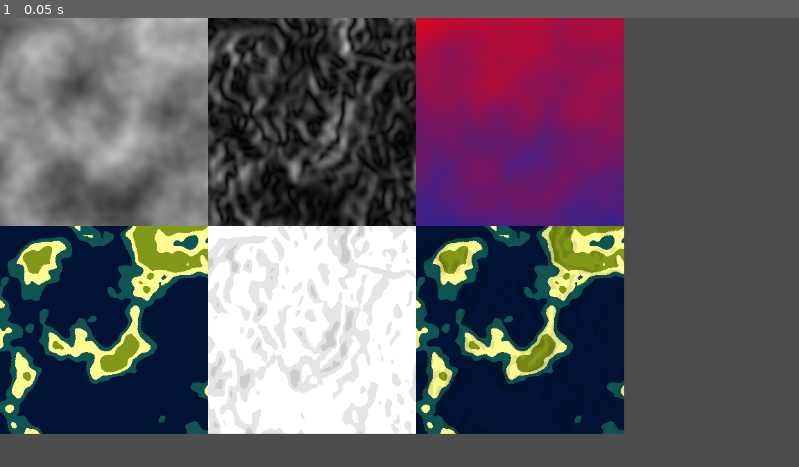
Above: before the commit, frame 1.
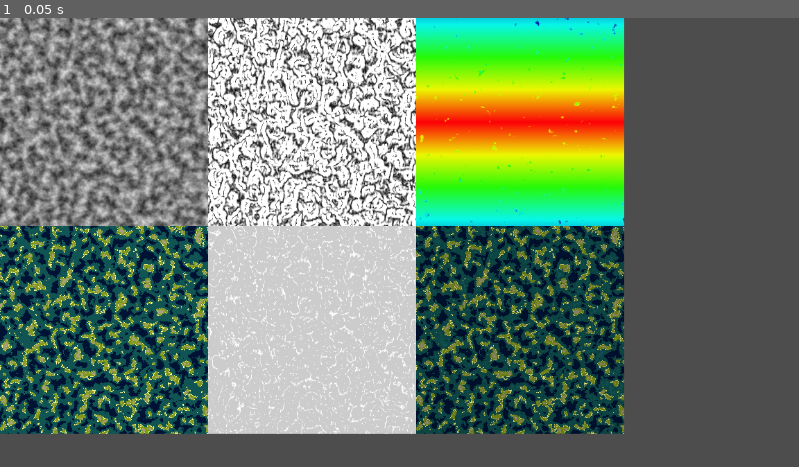
Above: after the commit, the same moment.

Repository: Rolls71/following-winds
Game: Godot game, scene res://test.tscn
Same seed, same stepped clock (60 frames per second), same inputs: the game is played once before the commit and once after it. The project has no main scene, so this scene is started directly. The engine's default icon, where the game draws it, is replaced by a stand-in: a white triangle on a blue panel in a dark square.
Inputs:
- Up to frame 1 (0.05 s): no input

The runs differ from the first frame. In frame 1, 59% of the frame differs, in the area x 0-79%, y 0-93%.

Commit message:
Add world climate and scale

Diff:
--- a/nodes/tile.gd
+++ b/nodes/tile.gd
@@ -3,14 +3,20 @@
 enum Elevations {OCEANWATER, COASTALWATER, COASTLAND, LOWLAND, HIGHLAND}
 enum Gradients {FLAT, GENTLE, STEEP}
 
+const OCEAN_COAST_LEVEL: float = 0.4
+const SEA_LEVEL: float = 0.625
+const COAST_LOW_LEVEL: float = 0.65
+const LOW_HIGH_LEVEL: float = 0.75
+
+
 static func classify_elevation(e):
-	if e < 0.55:
+	if e < OCEAN_COAST_LEVEL:
 		return Elevations.OCEANWATER
-	elif e < 0.6:
+	elif e < SEA_LEVEL:
 		return Elevations.COASTALWATER
-	elif e < 0.65:
+	elif e < COAST_LOW_LEVEL:
 		return Elevations.COASTLAND
-	elif e < 0.8:
+	elif e < LOW_HIGH_LEVEL:
 		return Elevations.LOWLAND
 	else:
 		return Elevations.HIGHLAND
@@ -39,5 +45,3 @@
 	longitude = x
 	elevation = e
 	gradient = g
-	climate_zone = (y%bounds.y)/float(bounds.y)
-	temperature = (2-climate_zone-elevation)/2
--- a/nodes/world.gd
+++ b/nodes/world.gd
@@ -17,7 +17,7 @@
 	fnl_terrain = FastNoiseLite.new()
 	fnl_terrain.seed = s
 
-	fnl_terrain.frequency = 0.005
+	fnl_terrain.frequency = 0.05
 	fnl_terrain.fractal_octaves = 4
 	fnl_terrain.fractal_lacunarity = 2
 	fnl_terrain.fractal_gain = 0.5
@@ -31,65 +31,65 @@
 
 func _ready() -> void:
 	var img: Image = Image.create_empty(width, height, false, Image.FORMAT_RGB8)
-	for x in range(width):
-		for y in range(height):
+	for x in range(-(width/2.0),width-(width/2.0)):
+		for y in range(-(height/2.0),height-(height/2.0)):
 			var h = (fnl_terrain.get_noise_2d(x, y)+1)/2.0
-			img.set_pixel(x, y, Color.WHITE * sobel_sample_gradient(Vector2i(x, y), h))
+			img.set_pixel(x+width/2, y+height/2, Color.WHITE * sobel_sample_gradient(Vector2i(x, y), h))
 
 	var texture = ImageTexture.create_from_image(img)
 	$GradientMap.texture = texture
 
-	for x in range(width):
-		for y in range(height):
+	for x in range(-(width/2.0),width-(width/2.0)):
+		for y in range(-(height/2.0),height-(height/2.0)):
 			var h = (fnl_terrain.get_noise_2d(x, y)+1)/2.0
-			img.set_pixel(x, y, Color.WHITE * h)
+			img.set_pixel(x+width/2, y+height/2, Color.WHITE * h)
 
 	texture = ImageTexture.create_from_image(img)
 	$HeightMap.texture = texture
 
-	for x in range(width):
-		for y in range(height):
+	for x in range(-(width/2.0),width-(width/2.0)):
+		for y in range(-(height/2.0),height-(height/2.0)):
 			var h = (fnl_terrain.get_noise_2d(x, y)+1)/2.0
-			img.set_pixel(x, y,
+			img.set_pixel(x+width/2, y+height/2,
 				Color.WHITE * Palette.elevations_to_colour[Tile.classify_elevation(h)])
 
 	texture = ImageTexture.create_from_image(img)
 	$ColourHeightMap.texture = texture
 
-	for x in range(width):
-		for y in range(height):
+	for x in range(-(width/2.0),width-(width/2.0)):
+		for y in range(-(height/2.0),height-(height/2.0)):
 			var h = (fnl_terrain.get_noise_2d(x, y)+1)/2.0
 			var g = sobel_sample_gradient(Vector2i(x, y), h)
-			img.set_pixel(x, y,
+			img.set_pixel(x+width/2, y+height/2,
 				Color.WHITE * Palette.gradients_to_colour[Tile.classify_gradient(g)])
 
 	texture = ImageTexture.create_from_image(img)
 	$ColourGradientMap.texture = texture
 
-	for x in range(width):
-		for y in range(height):
+	for x in range(-(width/2.0),width-(width/2.0)):
+		for y in range(-(height/2.0),height-(height/2.0)):
 			var h = (fnl_terrain.get_noise_2d(x, y)+1)/2.0
 			var g = sobel_sample_gradient(Vector2i(x, y), h)
-			img.set_pixel(x, y,
+			img.set_pixel(x+width/2, y+height/2,
 				Color.WHITE * Palette.elevations_to_colour[Tile.classify_elevation(h)] * Palette.gradients_to_colour[Tile.classify_gradient(g)])
 
 	texture = ImageTexture.create_from_image(img)
 	$ColourMap.texture = texture
 
-	for x in range(width):
-		for y in range(height):
-			var h = (fnl_terrain.get_noise_2d(x, y)+1)/2.0
-			var g = sobel_sample_gradient(Vector2i(x, y), h)
-			var c = (y%height)/float(height)
-			var t = (2-c-h)/2
+	for x in range(-(width/2.0),width-(width/2.0)):
+		for y in range(-(height/2.0),height-(height/2.0)):
+			var e = (fnl_terrain.get_noise_2d(x, y)+1)/2.0
+			var h = 2*sqrt(1/Tile.LOW_HIGH_LEVEL)*max(e - Tile.LOW_HIGH_LEVEL,0)
+			var c = 1-(abs(y)/(height/2.0))
+			var t = max(0, (c*0.8)+0.2-h)
 			var gradient = Gradient.new()
 			gradient.set_color(1, Color.from_rgba8(253, 0, 7))
-			gradient.set_color(0.75, Color.from_rgba8(237, 247, 1))
-			gradient.set_color(0.25, Color.from_rgba8(38, 250, 8))
-			gradient.set_color(0.25, Color.from_rgba8(8, 247, 233))
 			gradient.set_color(0, Color.from_rgba8(3, 43, 175))
+			gradient.add_point(0.75, Color.from_rgba8(237, 247, 1))
+			gradient.add_point(0.5, Color.from_rgba8(38, 250, 8))
+			gradient.add_point(0.25, Color.from_rgba8(8, 247, 233))
 
-			img.set_pixel(x, y, gradient.sample(t))
+			img.set_pixel(x+width/2, y+height/2, gradient.sample(t))
 
 	texture = ImageTexture.create_from_image(img)
 	$ClimateMap.texture = texture
@@ -118,15 +118,15 @@
 ## 0 → perfectly flat,
 ## 1 → 45° incline,
 ## >1 → steeper than 45°
-func sobel_sample_gradient(pos: Vector2i, height):
+func sobel_sample_gradient(pos: Vector2i, elevation):
 	#z1 z2 z3
 	#z4 z5 z6
 	#z7 z8 z9
-	var heights: Array[float] = []
-	var h = max(height, 0.000000000001)
+	var elevations: Array[float] = []
+	var e = max(elevation, 0.000000000001)
 	for x: float in [-1,0,1]:
 		for y: float in [-1,0,1]:
-			heights.append(fnl_terrain.get_noise_2d(pos.x+(x*sample_distance), pos.y+(y*sample_distance)))
-	var zx_slope = ((heights[2]+2*heights[5]+heights[8])-(heights[0]+2*heights[5]+heights[6]))/8*h
-	var zy_slope = ((heights[6]+2*heights[7]+heights[8])-(heights[0]+2*heights[1]+heights[2]))/8*h
+			elevations.append(fnl_terrain.get_noise_2d(pos.x+(x*sample_distance), pos.y+(y*sample_distance)))
+	var zx_slope = ((elevations[2]+2*elevations[5]+elevations[8])-(elevations[0]+2*elevations[5]+elevations[6]))/8*e
+	var zy_slope = ((elevations[6]+2*elevations[7]+elevations[8])-(elevations[0]+2*elevations[1]+elevations[2]))/8*e
 	return gradient_multiplier * sqrt(pow(zx_slope,2) + pow(zy_slope,2))
